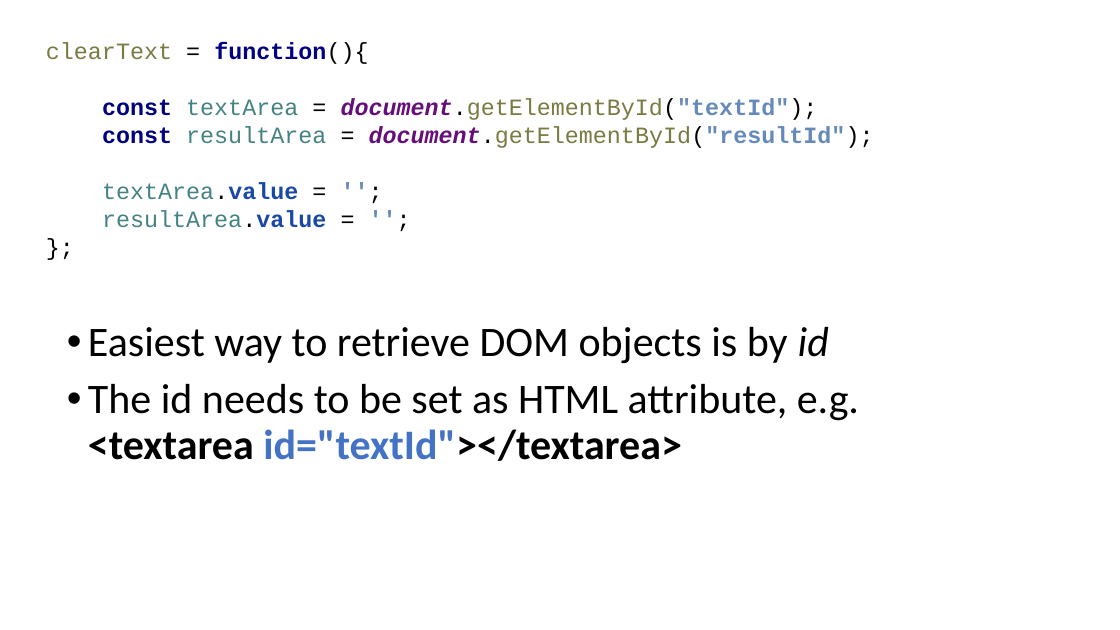
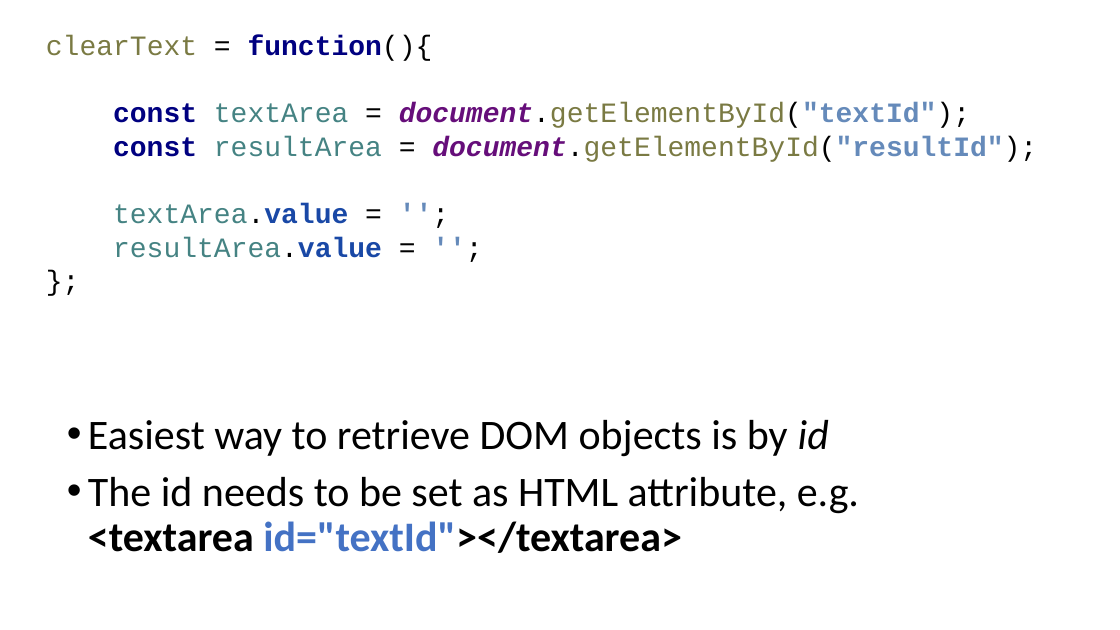
Before and after one commit to arcuri82/web_development_and_api_design, a slide deck: slide 37 of docs/slides/lesson_01.pptx (slide 32 before the commit). Drawn at 1120x630 pixels with LibreOffice and Linux fonts; fonts in the diff are those of the drawing. Boxes give left, top, right and bottom in pixels: in the first picture for what was removed or moved away, otherwise in the second. Text is boxed around its words. In the diff, an @@ line names an element or a change of style, - is before the commit and + after.

```diff
--- a/docs/slides/lesson_01.pptx
+++ b/docs/slides/lesson_01.pptx
@@ text "clearText = function(){ const textArea ...": place and size @@
-text "clearText = function(){ const textArea ..." at [46,42,874,228]
+text "clearText = function(){ const textArea ..." at [46,35,1037,258]
@@ text "clearText = function(){ const textArea ..." at [46,35,1037,258]: size 20 to 24 pt @@
@@ text "Easiest way to retrieve DOM ...": place and size @@
-text "Easiest way to retrieve DOM ..." at [88,327,859,461]
+text "Easiest way to retrieve DOM ..." at [88,420,859,553]
```
Also in this commit, not shown: 9 other slides changed, 5 slides added, 1 other file.
